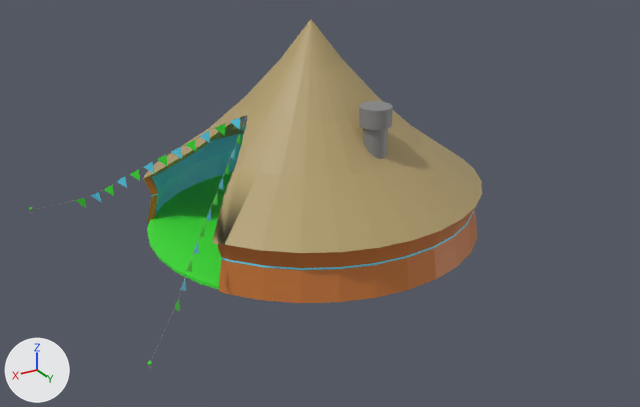
The glTF model models/hut3.glb, before and after one commit.
The view is the same before and after, from a 50 mm camera at (14.0, 23.89, 12.51) aimed at (1.01, 2.22, 1.67). Arrows for +X, +Y and +Z are at lower left; the lights stay in place. Where no turn or scale is listed for an object, it has been applied to the vertices. Vertices at the same position are counted once.

Names of what the first picture shows: '01 Walls', '02 Roof', '03 Floor', '04 Chimney'.
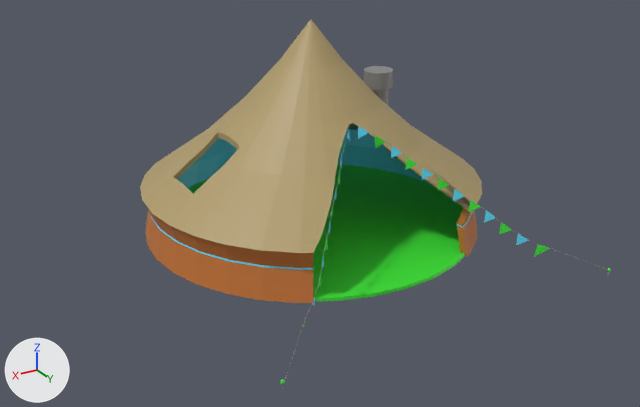
Where the newer file only moved an object's origin or applied its transform, the numbers keep the older frame.

The change in detail:
me_cylinder_007 has 232 vertices, 460 faces and spans x -5.6..4.86, y -5.6..5.6, z -0.8..0.84.
me_cylinder_007 is used by ob_01_walls; location (0.0, 0.0, 0.75).
me_cylinder_007 part 1: the whole mesh is turned 90 degrees about the z axis through the mesh origin.
Object '04 Chimney' (ob_04_chimney) moves from (-0.5, 2.95, 3.73) to (-2.95, -0.5, 3.73).
Object '04 Chimney' (ob_04_chimney) turns from (0, 0, 0) to (0, 0, 90) degrees about x, y and z.
Object '02 Roof' (ob_02_roof) turns from (0, 0, 0) to (0, 0, 90) degrees about x, y and z.

Boxes [x1, y1, x2, y2] around the edits, measured in the pictures (640 x 407 px):
'02 Roof', turned: before [29, 19, 482, 370]; after [140, 19, 611, 388]
'01 Walls', mesh turned: before [144, 133, 477, 303]; after [145, 129, 477, 303]
'04 Chimney', moved, turned: before [359, 101, 393, 159]; after [364, 66, 393, 105]
'03 Floor', unchanged, uncovered by the edit: before [147, 172, 232, 290]; after [188, 164, 465, 301]
